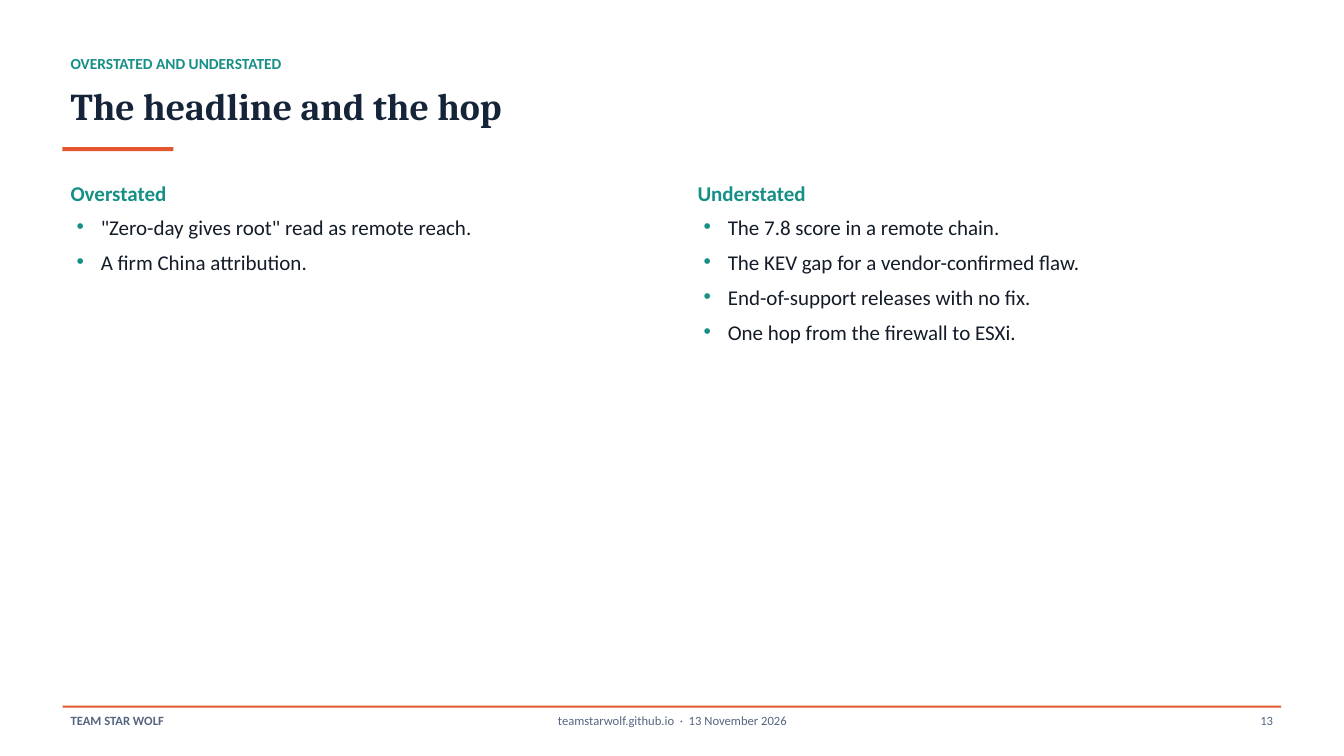
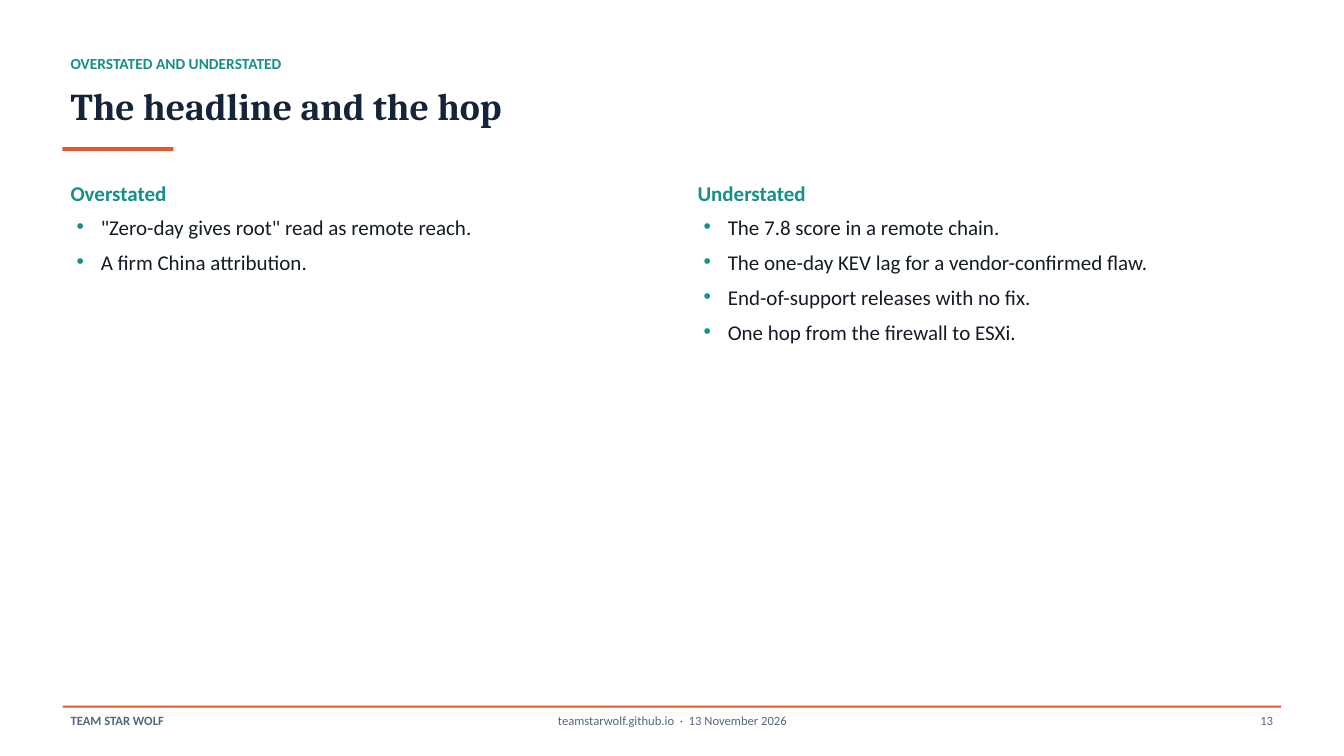
Before and after one commit to TeamStarWolf/TeamStarWolf, a slide deck: slide 13 of case-studies/slides/Check_Point_Gaia_CVE_2026_123039_Case_Study.pptx. Drawn at 1344x756 pixels with LibreOffice and Linux fonts; fonts in the diff are those of the drawing. Boxes give left, top, right and bottom in pixels: in the first picture for what was removed or moved away, otherwise in the second. Text is boxed around its words. In the diff, an @@ line names an element or a change of style, - is before the commit and + after.

```diff
--- a/case-studies/slides/Check_Point_Gaia_CVE_2026_123039_Case_Study.pptx
+++ b/case-studies/slides/Check_Point_Gaia_CVE_2026_123039_Case_Study.pptx
@@ text at (x1=728, y1=255, x2=1147, y2=274): text changed @@
-• The KEV gap for a vendor-confirmed flaw.
+• The one-day KEV lag for a vendor-confirmed flaw.
```
Also in this commit, not shown: 1 other slide changed, 3 other files.
